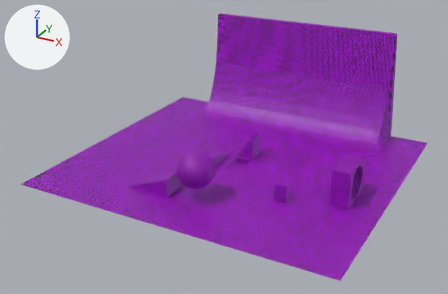
The Blender file maps/MovementTesting/MovementTesting.blend: old version first, new version second.
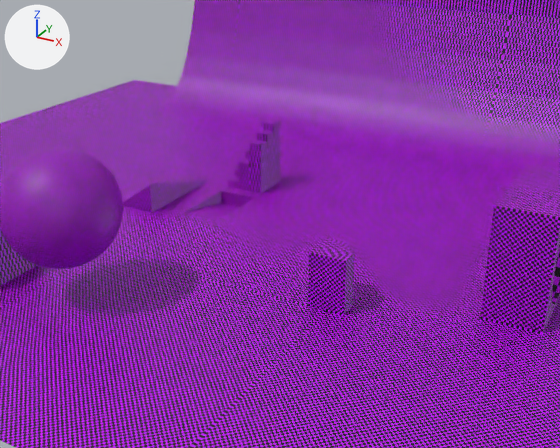
Each version is shown whole from a 50 mm lens placed at (96.9, -179.8, 93.5), pointed at (2.8, -8.8, 8.0), then close up from a 50 mm lens placed at (58.7, -83.8, 39.3), pointed at (29.0, -29.7, 12.2). Arrows for +X, +Y and +Z are at upper left; the lights stay in place.
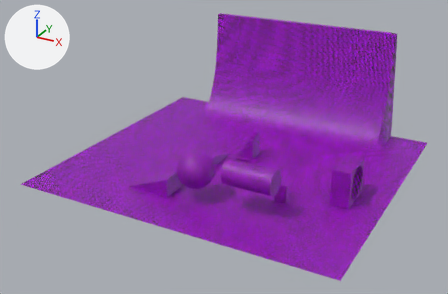
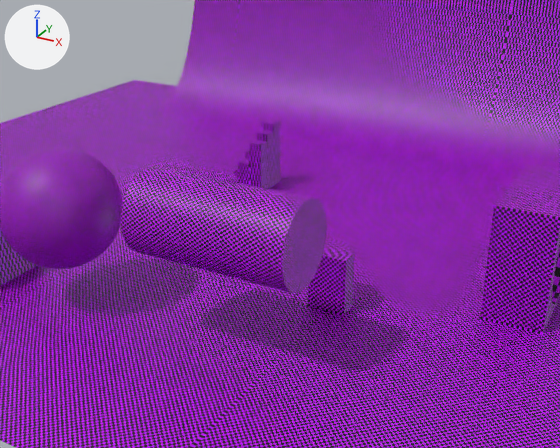
Changed parts and their boxes [x1, y1, x2, y2] in the close-ups (560 x 448 px):
part 1 of me_plane, added (purple)
    after: [121, 167, 327, 294]
part 2 of me_plane, shading changed
    both: [67, 0, 560, 448]

What the commit changed:
me_plane is used by ob_plane; location (0.0, 0.0, 0.0).
me_plane had 3856 vertices, 4396 faces and spanned x -50.0..60.0, y -52.0..48.0, z -1.8..40.3.
me_plane now has 3920 vertices, 4430 faces and spans x -50.0..60.0, y -52.0..48.0, z -1.8..40.3.
me_plane part 1: a new loose piece, a 32-sided cylinder along x spanning x 16.7..32.7, y -36.2..-28.2, z 8.0..16.0, in mat_material (picture img_debugtexture_png).
me_plane part 2: 4396 kept faces spanning x -50.0..60.0, y -52.0..48.0, z -1.8..40.3 are now shaded smooth.
